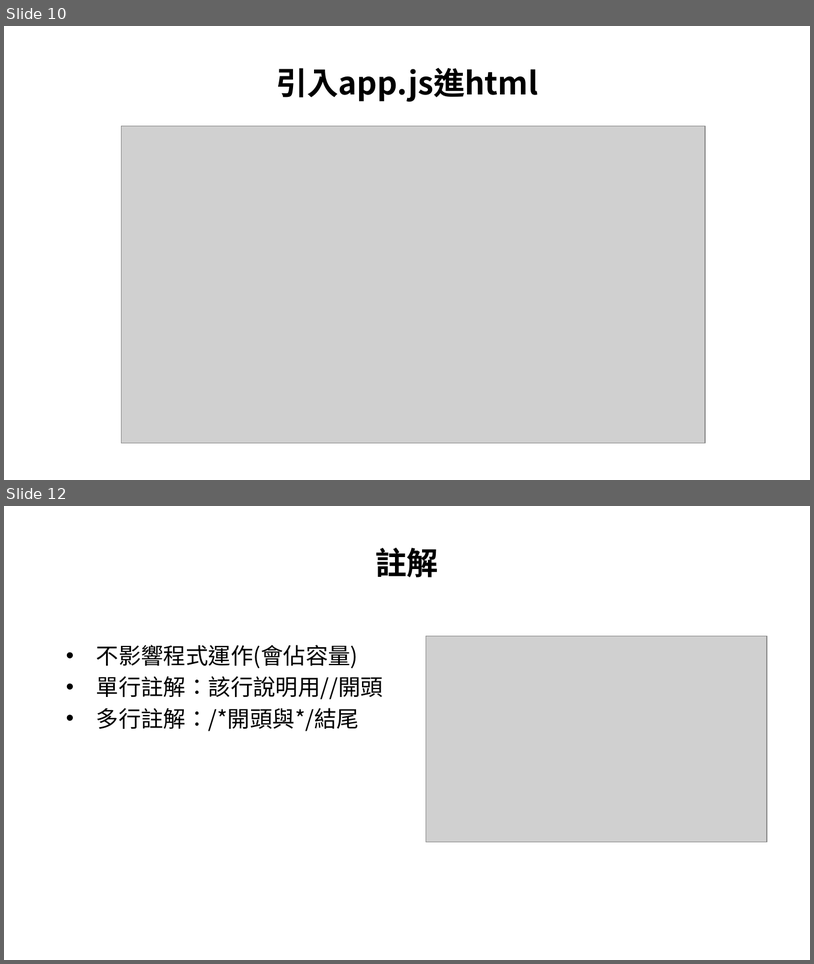
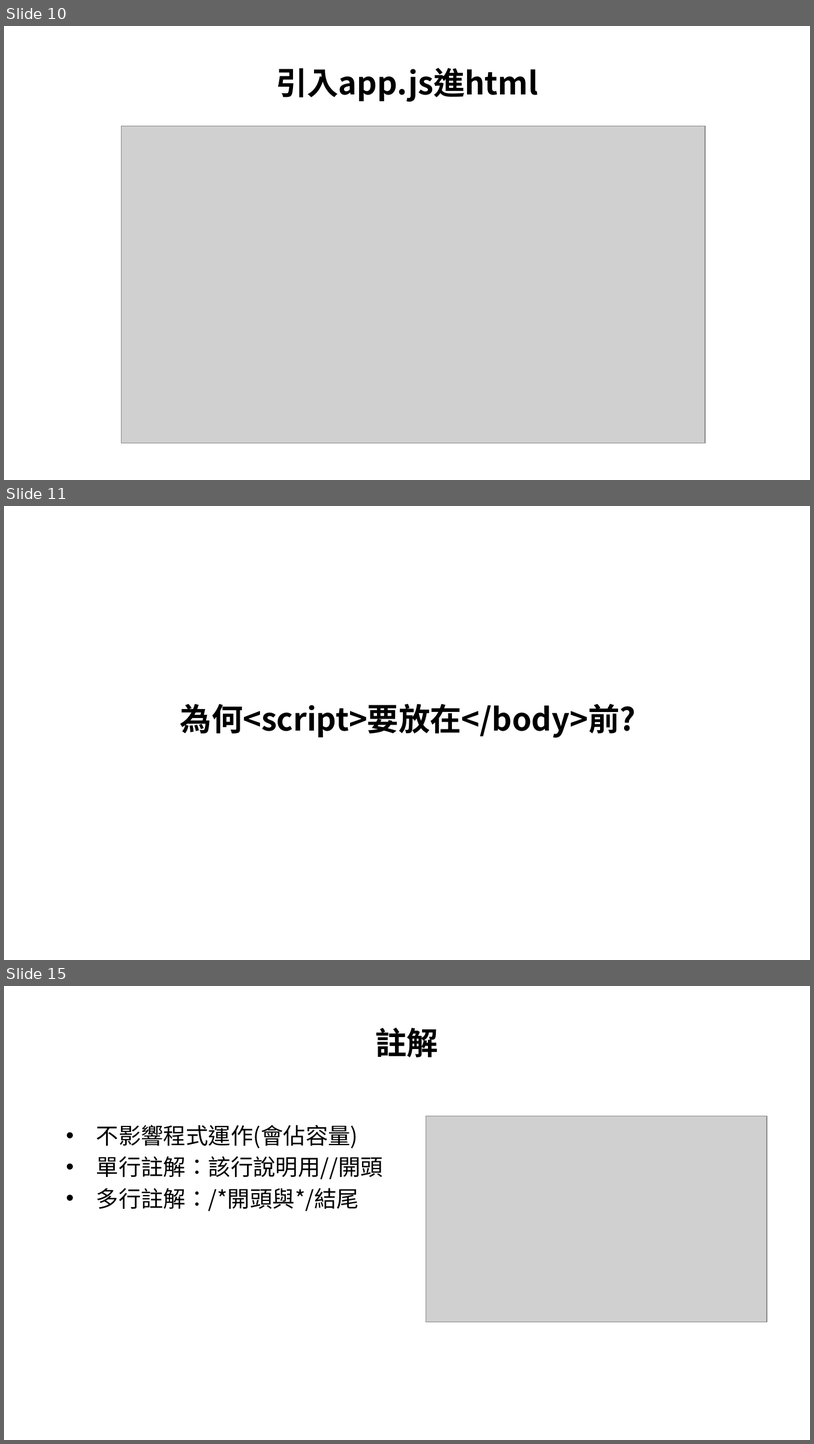
Before and after one commit to allen8101070/JavaScript-PPT, a slide deck: javaScript.pptx. Shown one above the other, each under a label of ours: slides 10 and 12 before the commit, slides 10, 11 and 15 after it; the slides between them are not shown. The pictures are 814x964 and 814x1444 pixels, drawn with LibreOffice and Linux fonts; fonts in the diff are those of the drawing; grey boxes stand for pictures; background and template pictures are left out. Boxes give left, top, right and bottom in pixels: in the first picture for what was removed or moved away, otherwise in the second. Text is boxed around its words. In the diff, an @@ line names an element or a change of style, - is before the commit and + after.

```diff
--- a/javaScript.pptx
+++ b/javaScript.pptx
@@ slide 11 added at bbox=[4, 506, 810, 960], background picture (left out) @@
@@ title added at bbox=[180, 703, 636, 738], 28 pt, text #000000, bold @@
+為何<script>要放在</body>前?
@@ what was slide 12 is now slide 15 @@
```
Also in this commit, not shown: 2 slides changed, 4 other slides added, 1 slide removed, 1 other file.
